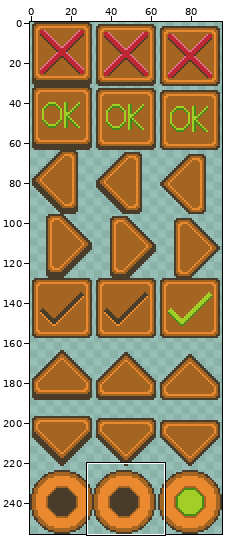
Two versions of one sprite sheet, res/assets/mm-gui-controlls.png. The picture above shows the old version from afar; the outline marks the close-up.
Close-up. Before the edit:
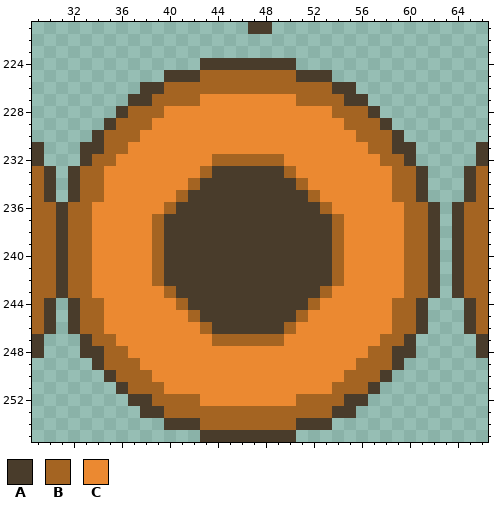
The file is 96x256 pixels. Shown: x 29..66, y 221..255.
Palette (. is transparent): A #493c2b  B #a46422  C #eb8931
Pixels before, first column x 29:
221 ..................AA..................
222 ......................................
223 ......................................
224 ..............AAAAAAAA................
225 ...........AAABBBBBBBBAAA.............
226 .........AABBBBBBBBBBBBBBAA...........
227 ........AABBBBCCCCCCCCBBBBAA..........
228 .......ABBBCCCCCCCCCCCCCCBBBA.........
229 ......ABBBCCCCCCCCCCCCCCCCBBBA........
230 .....ABBBCCCCCCCCCCCCCCCCCCBBBA.......
231 A...AABBCCCCCCCCCCCCCCCCCCCCBBAA.....A
232 A...ABBCCCCCCCCBBBBBBCCCCCCCCBBA.....A
233 BA.ABBCCCCCCCCBAAAAAABCCCCCCCCBBA...AB
234 BA.ABBCCCCCCCBAAAAAAAABCCCCCCCBBA...AB
235 BA.ABBCCCCCCBAAAAAAAAAABCCCCCCBBA...AB
236 BBABBCCCCCCBAAAAAAAAAAAABCCCCCCBBA.ABB
237 BBABBCCCCCBAAAAAAAAAAAAAABCCCCCBBA.ABB
238 BBABBCCCCCBAAAAAAAAAAAAAABCCCCCBBA.ABB
239 BBABBCCCCCBAAAAAAAAAAAAAABCCCCCBBA.ABB
240 BBABBCCCCCBAAAAAAAAAAAAAABCCCCCBBA.ABB
241 BBABBCCCCCBAAAAAAAAAAAAAABCCCCCBBA.ABB
242 BBABBCCCCCBAAAAAAAAAAAAAABCCCCCBBA.ABB
243 BBABBCCCCCCBAAAAAAAAAAAABCCCCCCBBA.ABB
244 BA.ABBCCCCCCBAAAAAAAAAABCCCCCCBBA...AB
245 BA.ABBCCCCCCCBAAAAAAAABCCCCCCCBBA...AB
246 BA.ABBCCCCCCCCBAAAAAABCCCCCCCCBBA...AB
247 A...ABBCCCCCCCCBBBBBBCCCCCCCCBBA.....A
248 A...AABBCCCCCCCCCCCCCCCCCCCCBBAA.....A
249 .....ABBBCCCCCCCCCCCCCCCCCCBBBA.......
250 ......ABBBCCCCCCCCCCCCCCCCBBBA........
251 .......ABBBCCCCCCCCCCCCCCBBBA.........
252 ........AABBBBCCCCCCCCBBBBAA..........
253 .........AABBBBBBBBBBBBBBAA...........
254 ...........AAABBBBBBBBAAA.............
255 ..............AAAAAAAA................
And afterwards:
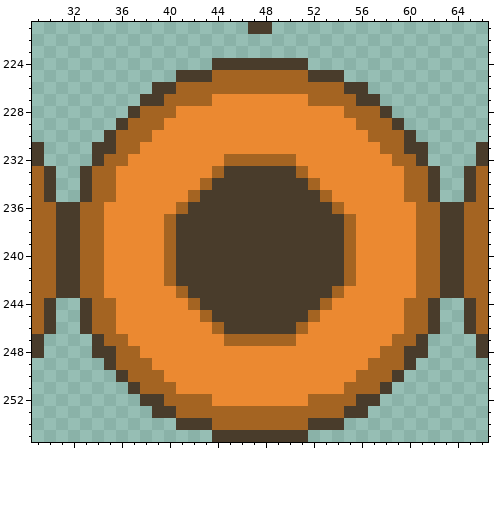
Diff:
y 224: x 43 A -> .; x 51 . -> A
y 225: x 40 A -> .; x 43 B -> A; x 51 A -> B; x 54 . -> A
y 226: x 38 A -> .; x 40 B -> A; x 54 A -> B; x 56 . -> A
y 227: x 37 A -> .; x 39 B -> A; x 43 C -> B; x 51 B -> C; x 55 A -> B; x 57 . -> A
y 228: x 36..37 AB -> .A; x 40 C -> B; x 54 B -> C; x 57..58 A. -> BA
y 229: x 35..36 AB -> .A; x 39 C -> B; x 55 B -> C; x 58..59 A. -> BA
y 230: x 34..35 AB -> .A; x 38 C -> B; x 56 B -> C; x 59..60 A. -> BA
y 231: x 33 A -> .; x 35 B -> A; x 37 C -> B; x 57 B -> C; x 59 A -> B; x 61 . -> A
y 232: x 33..34 AB -> .A; x 36 C -> B; x 44 B -> C; x 50 C -> B; x 58 B -> C; x 60..61 A. -> BA
y 233: x 32..33 AB -> .A; x 35 C -> B; x 43..44 BA -> CB; x 50..51 BC -> AB; x 59 B -> C; x 61..62 A. -> BA
y 234: x 32..33 AB -> .A; x 35 C -> B; x 42..43 BA -> CB; x 51..52 BC -> AB; x 59 B -> C; x 61..62 A. -> BA
y 235: x 32..33 AB -> .A; x 35 C -> B; x 41..42 BA -> CB; x 52..53 BC -> AB; x 59 B -> C; x 61..62 A. -> BA
y 236: x 32 B -> A; x 34 C -> B; x 40..41 BA -> CB; x 53..54 BC -> AB; x 60 B -> C; x 62..63 A. -> BA
y 237..242: x 32 B -> A; x 34 C -> B; x 39..40 BA -> CB; x 54..55 BC -> AB; x 60 B -> C; x 62..63 A. -> BA
y 243: x 32 B -> A; x 34 C -> B; x 40..41 BA -> CB; x 53..54 BC -> AB; x 60 B -> C; x 62..63 A. -> BA
y 244: x 32..33 AB -> .A; x 35 C -> B; x 41..42 BA -> CB; x 52..53 BC -> AB; x 59 B -> C; x 61..62 A. -> BA
y 245: x 32..33 AB -> .A; x 35 C -> B; x 42..43 BA -> CB; x 51..52 BC -> AB; x 59 B -> C; x 61..62 A. -> BA
y 246: x 32..33 AB -> .A; x 35 C -> B; x 43..44 BA -> CB; x 50..51 BC -> AB; x 59 B -> C; x 61..62 A. -> BA
y 247: x 33..34 AB -> .A; x 36 C -> B; x 44 B -> C; x 50 C -> B; x 58 B -> C; x 60..61 A. -> BA
y 248: x 33 A -> .; x 35 B -> A; x 37 C -> B; x 57 B -> C; x 59 A -> B; x 61 . -> A
y 249: x 34..35 AB -> .A; x 38 C -> B; x 56 B -> C; x 59..60 A. -> BA
y 250: x 35..36 AB -> .A; x 39 C -> B; x 55 B -> C; x 58..59 A. -> BA
y 251: x 36..37 AB -> .A; x 40 C -> B; x 54 B -> C; x 57..58 A. -> BA
y 252: x 37 A -> .; x 39 B -> A; x 43 C -> B; x 51 B -> C; x 55 A -> B; x 57 . -> A
y 253: x 38 A -> .; x 40 B -> A; x 54 A -> B; x 56 . -> A
y 254: x 40 A -> .; x 43 B -> A; x 51 A -> B; x 54 . -> A
y 255: x 43 A -> .; x 51 . -> A
Pixel boxes of the changes (left, top, right, bottom) in both close-ups:
changed: (68, 58, 224, 442)
changed: (284, 58, 452, 442)
